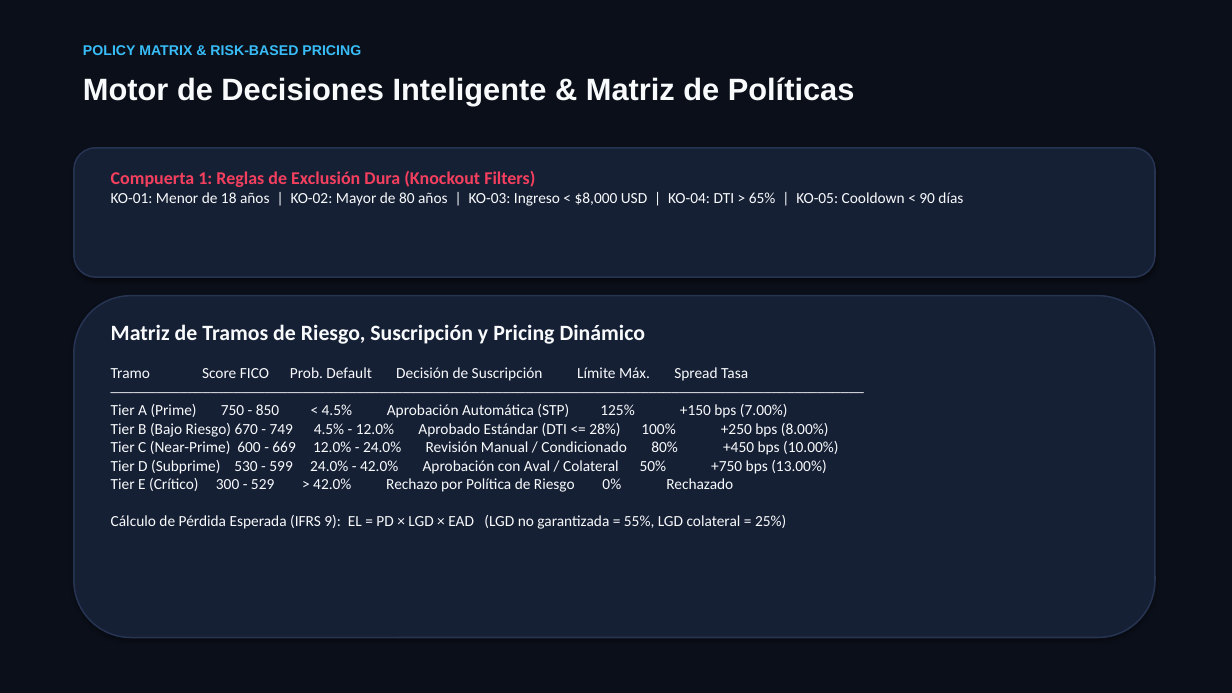
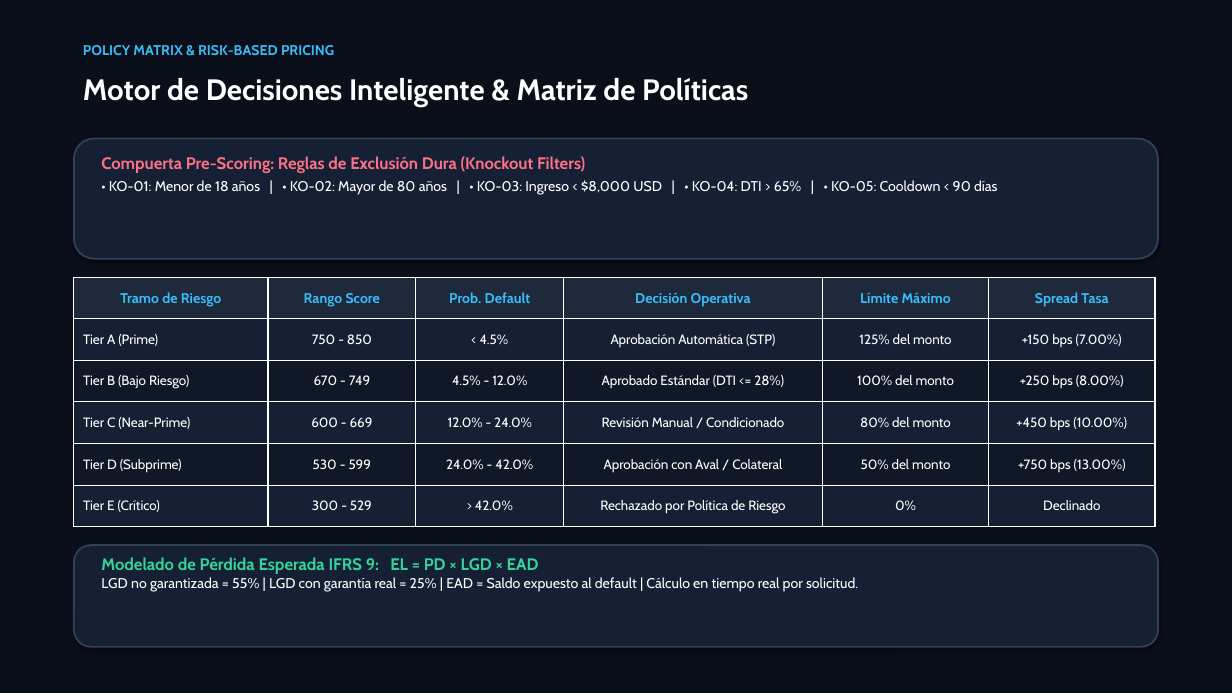
Before and after one commit to GuillenConcepcion/Credit_Scoring_Project, a slide deck: slide 9 of Credit_Risk_Scoring_Presentation.pptx. Drawn at 1232x693 pixels with LibreOffice and Linux fonts; fonts in the diff are those of the drawing. Boxes give left, top, right and bottom in pixels: in the first picture for what was removed or moved away, otherwise in the second. Text is boxed around its words. In the diff, an @@ line names an element or a change of style, - is before the commit and + after.

Commit message:
style: enhance presentation resolution, high-contrast typography, native tables and 300 DPI charts

```diff
--- a/Credit_Risk_Scoring_Presentation.pptx
+++ b/Credit_Risk_Scoring_Presentation.pptx
@@ text "POLICY MATRIX & RISK-BASED PRICING" at [83, 45, 334, 55]: font Arial to Cabin @@
@@ text "Motor de Decisiones Inteligente & ..." at [83, 78, 748, 107]: size 24 to 23 pt, font Arial to Cabin, text colour #F8FAFC to #FFFFFF @@
@@ rounded rectangle: place and size @@
-rounded rectangle at [74, 148, 1155, 277]
+rounded rectangle at [74, 139, 1158, 259]
@@ rounded rectangle at [74, 139, 1158, 259]: outline #263452 1.2 pt to #334155 1.4 pt @@
@@ text at [101, 156, 997, 195]: text changed; size 12 to 11 pt; font Calibri to Cabin; text colour #F8FAFC to #FFFFFF @@
-Compuerta 1: Reglas de Exclusión Dura (Knockout Filters)
-KO-01: Menor de 18 años | KO-02: Mayor de 80 años | KO-03: Ingreso < $8,000 USD | KO-04: DTI > 65% | KO-05: Cooldown < 90 días
+Compuerta Pre-Scoring: Reglas de Exclusión Dura (Knockout Filters)
+• KO-01: Menor de 18 años | • KO-02: Mayor de 80 años | • KO-03: Ingreso < $8,000 USD | • KO-04: DTI > 65% | • KO-05: Cooldown < 90 días
@@ rounded rectangle removed at [74, 296, 1155, 638] @@
@@ table added at [74, 277, 1155, 527], 6 rows, 6 columns @@
+Tramo de Riesgo | Rango Score | Prob. Default | Decisión Operativa | Límite Máximo | Spread Tasa
+Tier A (Prime) | 750 - 850 | < 4.5% | Aprobación Automática (STP) | 125% del monto | +150 bps (7.00%)
+Tier B (Bajo Riesgo) | 670 - 749 | 4.5% - 12.0% | Aprobado Estándar (DTI <= 28%) | 100% del monto | +250 bps (8.00%)
+Tier C (Near-Prime) | 600 - 669 | 12.0% - 24.0% | Revisión Manual / Condicionado | 80% del monto | +450 bps (10.00%)
+Tier D (Subprime) | 530 - 599 | 24.0% - 42.0% | Aprobación con Aval / Colateral | 50% del monto | +750 bps (13.00%)
+Tier E (Crítico) | 300 - 529 | > 42.0% | Rechazado por Política de Riesgo | 0% | Declinado
@@ text removed at [111, 324, 838, 529] @@
-Matriz de Tramos de Riesgo, Suscripción y Pricing Dinámico
-Tramo Score FICO Prob. Default Decisión de Suscripción Límite Máx. Spread Tasa
-──────────────────────────────────────────────────────────────────────────────────────────────────
-Tier A (Prime) 750 - 850 < 4.5% Aprobación Automática (STP) 125% +150 bps (7.00%)
-Tier B (Bajo Riesgo) 670 - 749 4.5% - 12.0% Aprobado Estándar (DTI <= 28%) 100% +250 bps (8.00%)
-Tier C (Near-Prime) 600 - 669 12.0% - 24.0% Revisión Manual / Condicionado 80% +450 bps (10.00%)
-Tier D (Subprime) 530 - 599 24.0% - 42.0% Aprobación con Aval / Colateral 50% +750 bps (13.00%)
-Tier E (Crítico) 300 - 529 > 42.0% Rechazo por Política de Riesgo 0% Rechazado
-Cálculo de Pérdida Esperada (IFRS 9): EL = PD × LGD × EAD (LGD no garantizada = 55%, LGD colateral = 25%)
@@ rounded rectangle added at [74, 545, 1158, 647], fill #162035, outline #334155 1.4 pt @@
@@ text added at [101, 557, 858, 592], 11 pt, text #FFFFFF @@
+Modelado de Pérdida Esperada IFRS 9: EL = PD × LGD × EAD
+LGD no garantizada = 55% | LGD con garantía real = 25% | EAD = Saldo expuesto al default | Cálculo en tiempo real por solicitud.
```
Also in this commit, not shown: 11 other slides changed, 8 other files.
